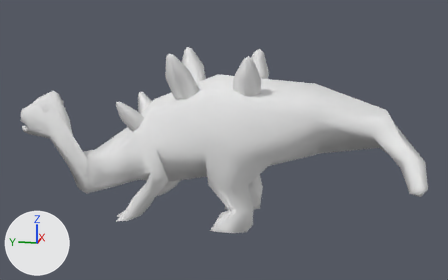
A saved change to the FBX model Assets/Animations/DinoAnims/Toujangosaurus/Baby/Toujiangosaurus Baby sleeping.fbx.
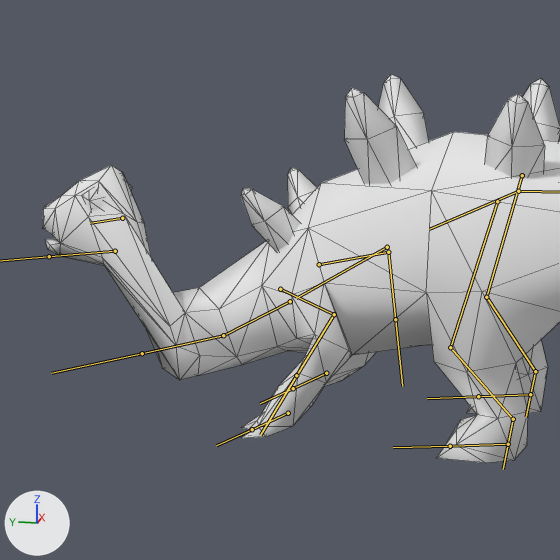
There are two pictures of each version: one whole from a camera (50 mm lens) standing at (-127.4, -29.2, 48.9) and looking at (-5.0, -4.8, 18.4), one close up on the part from 0% to 60% of the width and 4% to 100% of the height. The lights are fixed; the arrows at lower left show +X, +Y and +Z. Both versions are drawn at frame 49 of the action 'Armature|ArmatureAction'; the numbers are the values there. The bones that bend it are drawn over the model as lines in the close-ups. The close-ups show mesh edges as thin lines.

The first close-up shows 'Toujiangosaurus evo 1 baby'.
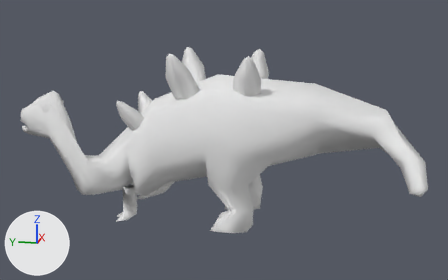
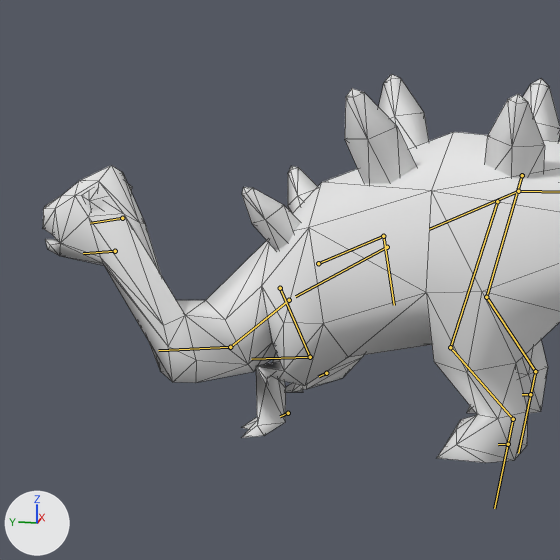
Location of each change, [x1, y1, x2, y2] in pixels of the close-ups (560 x 560 px):
'Toujiangosaurus evo 1 baby', posed
    both: [43, 74, 560, 463]
bone 'Bone.002', root to tip
    before: (290, 301) to (223, 335)
    after: (289, 300) to (230, 347)
bone 'Bone.003', root to tip
    before: (223, 335) to (142, 353)
    after: (230, 347) to (158, 350)
bone 'Bone.010.L.001', root to tip
    before: (319, 264) to (388, 252)
    after: (318, 263) to (383, 236)
bone 'Bone.011.L.001', root to tip
    before: (388, 252) to (395, 319)
    after: (383, 236) to (394, 305)
bone 'Bone.010.R.001', root to tip
    before: (280, 289) to (334, 314)
    after: (280, 288) to (310, 357)
bone 'Bone.011.R.001', root to tip
    before: (334, 314) to (296, 375)
    after: (310, 357) to (251, 359)

Edits to the bpy script that builds the scene:
```text
Change bone_bone_002:
    where bone_bone_002 = bpy.data.objects['Armature'].pose.bones['Bone.002']  # child of 'Bone.001'
    bone_bone_002.rotation_quaternion: (0.94, -0.258, 0.061, 0.217) -> (0.89, -0.353, 0.061, 0.282)  # degrees (-28, 13, 23) -> degrees (-39, 18, 29)
Change bone_bone_003:
    where bone_bone_003 = bpy.data.objects['Armature'].pose.bones['Bone.003']  # child of 'Bone.002'
    bone_bone_003.rotation_quaternion: (0.923, 0.025, 0.163, 0.348) -> (0.931, 0.208, 0.19, 0.232)  # degrees (10, 16, 43) -> degrees (29, 15, 32)
Change bone_bone_010_l_001:
    where bone_bone_010_l_001 = bpy.data.objects['Armature'].pose.bones['Bone.010.L.001']  # child of 'Bone.001'
    bone_bone_010_l_001.rotation_quaternion: (0.835, -0.515, -0.02, -0.195) -> (0.764, -0.601, -0.038, -0.233)  # degrees (-61, -14, -18) -> degrees (-73, -20, -19)
Change bone_bone_011_l_001:
    where bone_bone_011_l_001 = bpy.data.objects['Armature'].pose.bones['Bone.011.L.001']  # child of 'Bone.010.L.001'
    bone_bone_011_l_001.rotation_quaternion: (0.822, 0.501, 0.008, 0.269) -> (0.767, 0.552, 0.013, 0.327)  # degrees (59, -15, 28) -> degrees (65, -20, 33)
Change bone_bone_010_r_001:
    where bone_bone_010_r_001 = bpy.data.objects['Armature'].pose.bones['Bone.010.R.001']  # child of 'Bone.001'
    bone_bone_010_r_001.rotation_quaternion: (0.906, -0.379, -0.069, 0.174) -> (1.0, 0.0, 0.0, 0.0)  # degrees (-45, 0, 22) -> degrees (0, 0, 0)
Change bone_bone_011_r_001:
    where bone_bone_011_r_001 = bpy.data.objects['Armature'].pose.bones['Bone.011.R.001']  # child of 'Bone.010.R.001'
    bone_bone_011_r_001.rotation_quaternion: (0.756, 0.646, 0.024, -0.101) -> (0.735, 0.666, 0.022, -0.123)  # degrees (80, 10, -7) -> degrees (84, 11, -9)
```
